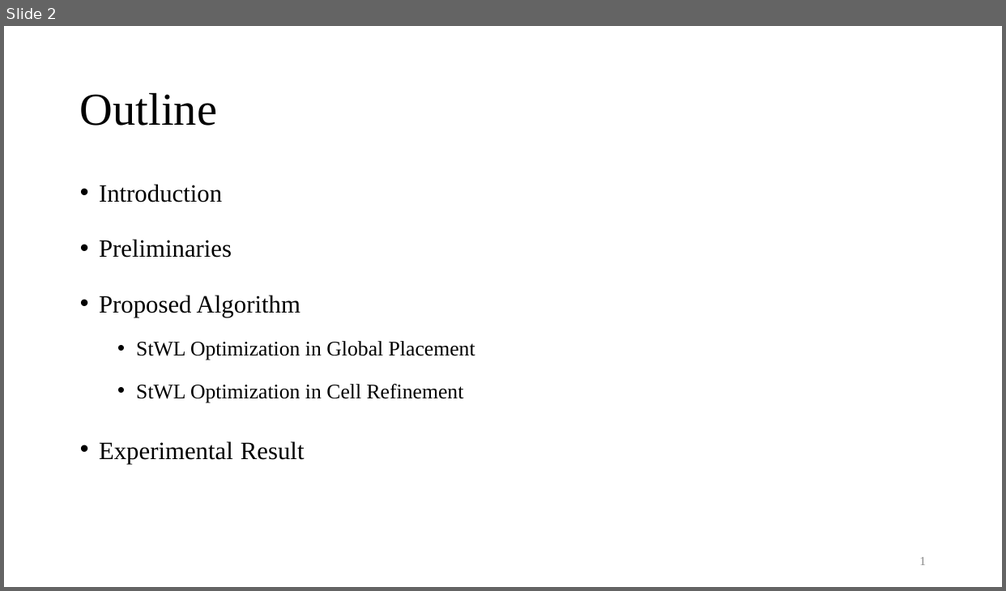
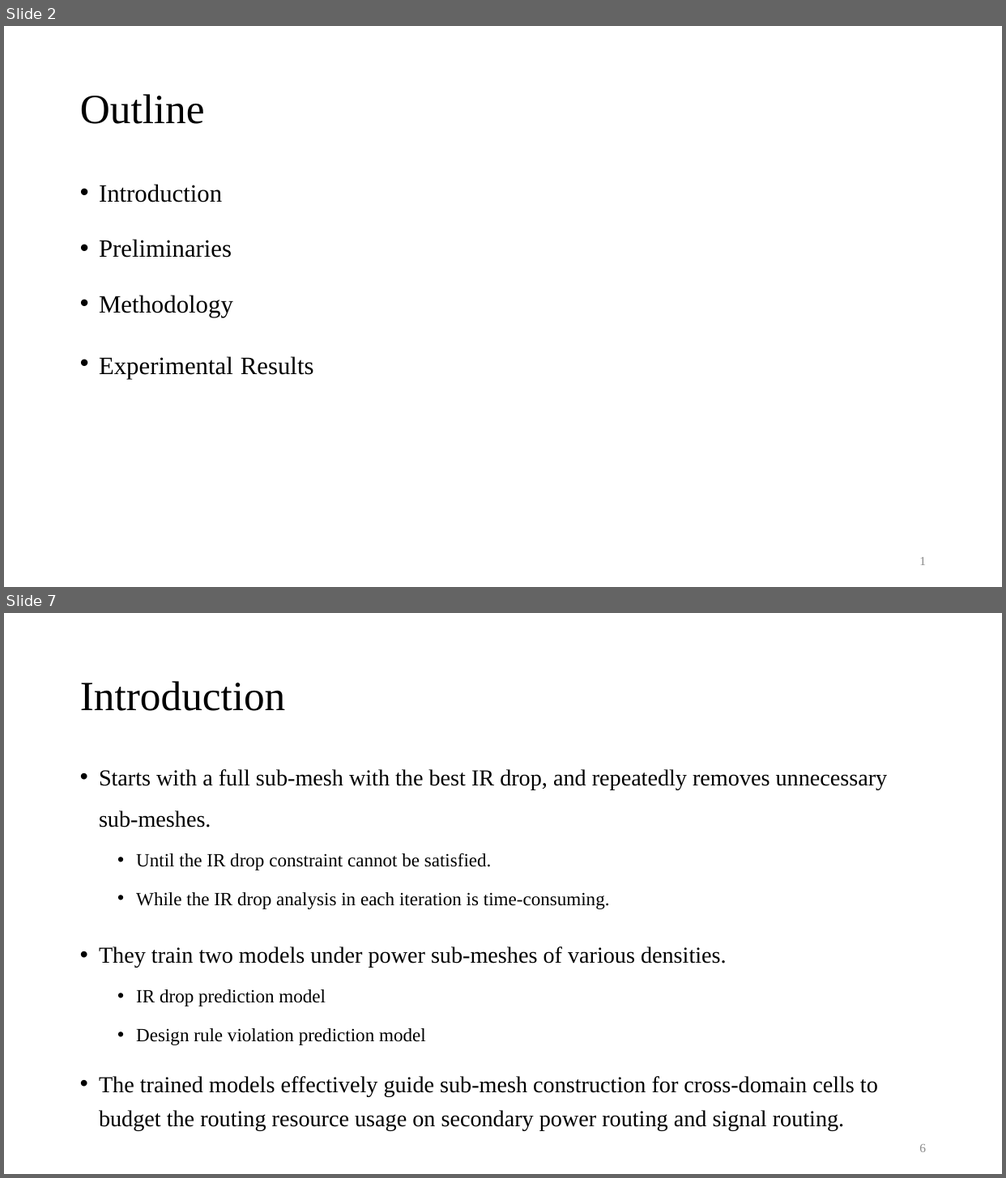
Before and after one commit to Pacific-Feng-Studuies/Studied-Papers, a slide deck: GM/powerplan/Power Sub-Mesh Construction in Multiple Power Domain Design/Power Sub-Mesh Construction in Multiple Power Domain Design.pptx. Shown one above the other, each under a label of ours: slide 2 before the commit, slides 2 and 7 after it; the slides between them are not shown. The pictures are 1006x591 and 1006x1178 pixels, drawn with LibreOffice and Linux fonts; fonts in the diff are those of the drawing. Boxes give left, top, right and bottom in pixels: in the first picture for what was removed or moved away, otherwise in the second. Text is boxed around its words. In the diff, an @@ line names an element or a change of style, - is before the commit and + after.

```diff
--- a/GM/powerplan/Power Sub-Mesh Construction in Multiple Power Domain Design/Power Sub-Mesh Construction in Multiple Power Domain Design.pptx
+++ b/GM/powerplan/Power Sub-Mesh Construction in Multiple Power Domain Design/Power Sub-Mesh Construction in Multiple Power Domain Design.pptx
@@ slide 7 added at bbox=[4, 613, 1002, 1174], background #FFFFFF @@
@@ title added at bbox=[80, 681, 285, 711], 40 pt, text #000000 @@
+Introduction
@@ text added at bbox=[99, 769, 888, 1131], 22 pt, text #000000 @@
+• Starts with a full sub-mesh with the best IR drop, and repeatedly removes unnecessary sub-meshes.
+  • Until the IR drop constraint cannot be satisfied.
+  • While the IR drop analysis in each iteration is time-consuming.
+• They train two models under power sub-meshes of various densities.
+  • IR drop prediction model
+  • Design rule violation prediction model
+• The trained models effectively guide sub-mesh construction for cross-domain cells to budget the routing resource usage on secondary power routing and signal routing.
@@ page number added at bbox=[919, 1144, 926, 1152], 12 pt, text #8C8C8C @@
+6
@@ slide 2 changed as well @@
@@ title "Outline" at bbox=[80, 94, 205, 124]: size 44 to 40 pt @@
@@ text at bbox=[99, 295, 314, 379]: text changed; size 20 to 24 pt @@
-• Proposed Algorithm
-  • StWL Optimization in Global Placement
-  • StWL Optimization in Cell Refinement
-• Experimental Result
+• Methodology
+• Experimental Results
```
Also in this commit, not shown: 3 other slides changed, 22 other slides added, 1 slide removed.
